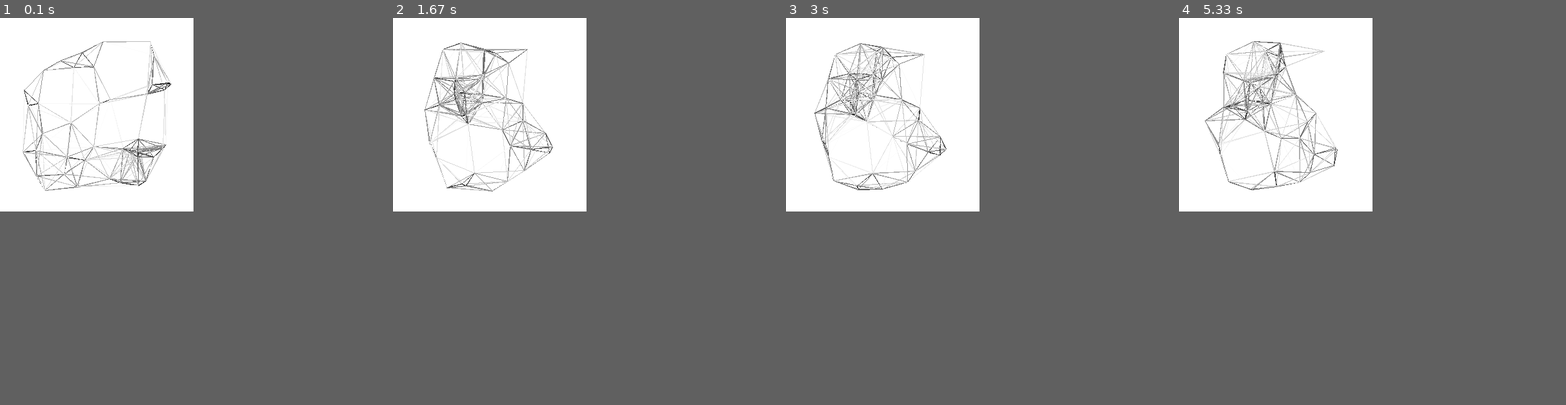
Above: before the commit, frames 1-4 (left to right).
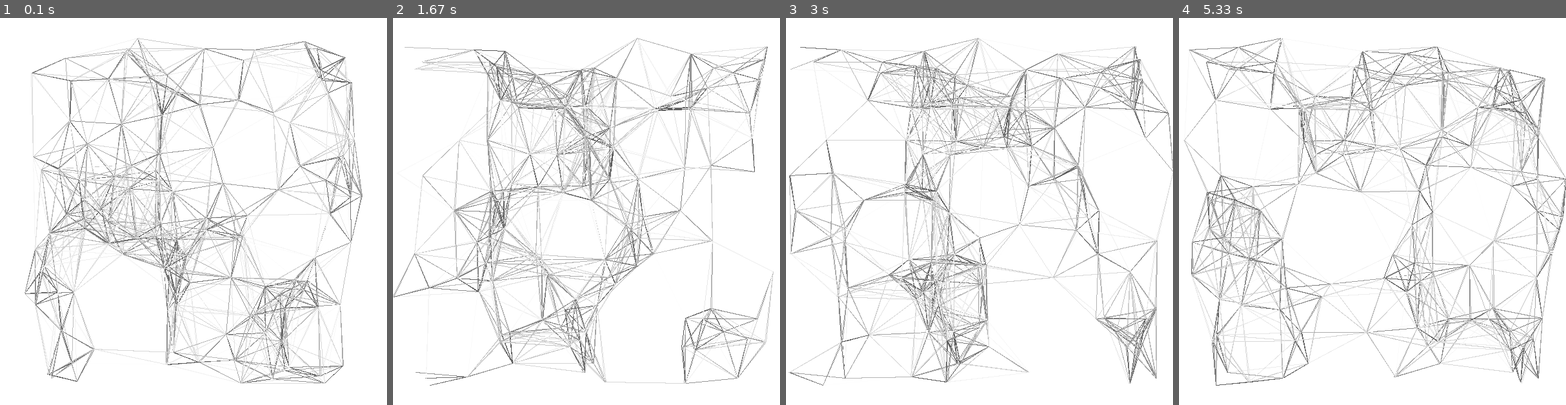
Above: after the commit, the same moments.

Repository: Jaleksi/Pygame
Game: pygame game, started from viivaharmonia.py
The game is run twice, just before and just after one commit, with the same random seed, the same clock (stepped at 60 frames per second) and the same inputs.
Inputs:
- Up to frame 1 (0.1 s): no input
- Up to frame 2 (1.67 s): tap Space at 0.33, 0.67, 1 s
- Up to frame 3 (3 s): no input
- Up to frame 4 (5.33 s): no input
In our replay, the window is 300x300 before the commit and 600x600 after it. These sizes can differ from the game's own. Grey fills any space a smaller window leaves; there, only what the larger window draws over its background counts as a difference.

The runs differ from the first frame. In frame 1, 15% of the frame differs, in the area x 5-94%, y 5-95%; in frame 2, 14%; in frame 3, 15%; in frame 4, 15%.

Commit message:
viivaharmonia.py

Diff:
--- a/viivaharmonia.py
+++ b/viivaharmonia.py
@@ -2,13 +2,10 @@
 from random import randint
 from numpy import interp
 
-#
-# INPUT: SPACE/VÄLILYÖNTI, uusi kuvio.
-#
 
 pygame.init()
-leveys = 300
-korkeus = 300
+leveys = 600
+korkeus = 600
 
 display = pygame.display.set_mode((korkeus, leveys))
 pygame.display.set_caption("Title")
@@ -17,9 +14,10 @@
 pisteet = []
 
 class Piste:
-    def __init__(self, x, y):
+    def __init__(self, x, y, nopeus):
         self.x = x
         self.y = y
+        self.nopeus = nopeus
         self.pos = [self.x, self.y]
 
     def piirto(self):
@@ -31,29 +29,21 @@
         self.pos = [self.x, self.y]
         for piste in pisteet:
             eta = abs(self.x - piste.x) + abs(self.y - piste.y)
-            color = int(interp(eta, [0, 100], [0, 255]))
-            if(eta < 100 and self != piste):
+            if(50 < eta < 150 and self != piste):
+                color = int(interp(eta, [0, 150], [0, 255]))
                 pygame.draw.line(display, [color, color, color], self.pos, piste.pos, 1)
 
     def paskatuusiksi(self):
-        self.x = randint(30, 270)
-        self.y = randint(30, 270)
+        self.x = randint(30, 570)
+        self.y = randint(30, 570)
 
     def liiku(self):
-        self.x += randint(-1, 1)
-        self.y += randint(-1, 1)
-        if(self.x > 300):
-            self.x = 300
-        elif(self.x < 0):
-            self.x = 0
-        if(self.y > 300):
-            self.y = 300
-        elif(self.y < 0):
-            self.y = 0
-
+        self.x += self.nopeus
+        if(self.x >= 600 or self.x <= 0):
+            self.nopeus *= -1
 def luopiste(maara):
     for i in range(maara):
-        pisteet.append(Piste(randint(30, 270), randint(30, 270)))
+        pisteet.append(Piste(randint(30, 570), randint(30, 570), randint(-2, 2)))
 
 
 
@@ -72,14 +62,14 @@
 
 
 def main():
-    luopiste(41)
+    luopiste(121)
     while(True):
         inputt()
         display.fill(pygame.Color("white"))
         for piste in pisteet:
 #            piste.piirto()
+            piste.liiku()
             piste.matka()
-            piste.liiku()
         pygame.display.update()
         clock.tick(30)
 
